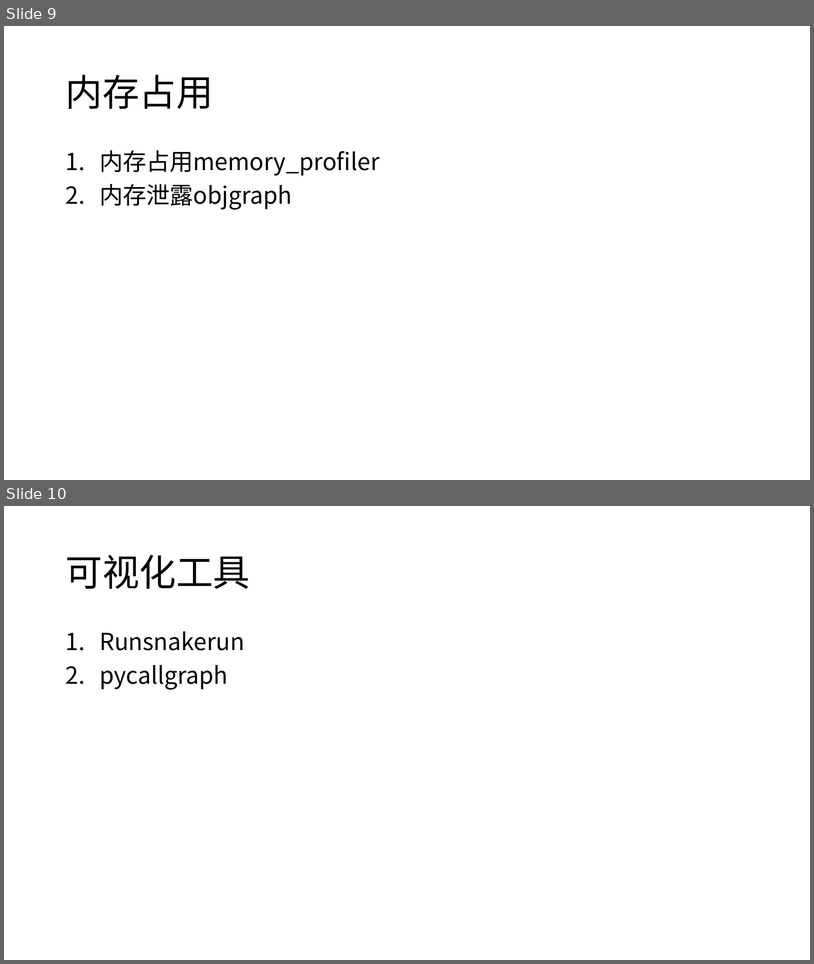
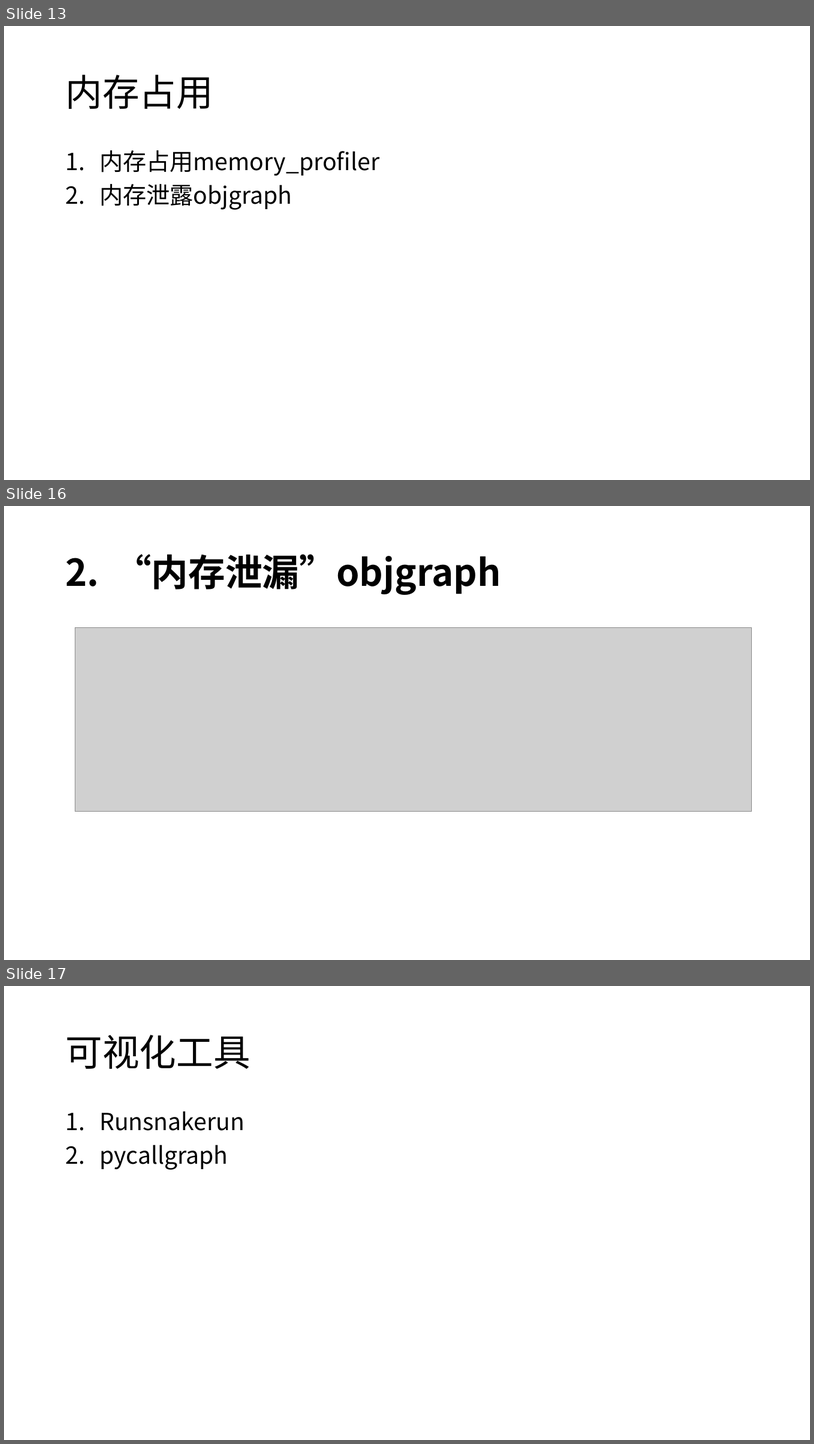
Before and after one commit to gaojiahua/python_PERF_OPT, a slide deck: Python性能分析.pptx. Shown one above the other, each under a label of ours: slides 9 and 10 before the commit, slides 13, 16 and 17 after it; the slides between them are not shown. The pictures are 814x964 and 814x1444 pixels, drawn with LibreOffice and Linux fonts; fonts in the diff are those of the drawing; grey boxes stand for pictures. Boxes give left, top, right and bottom in pixels: in the first picture for what was removed or moved away, otherwise in the second. Text is boxed around its words. In the diff, an @@ line names an element or a change of style, - is before the commit and + after.

```diff
--- a/Python性能分析.pptx
+++ b/Python性能分析.pptx
@@ slide 16 added at [4,506,810,960], background #FFFFFF @@
@@ title added at [114,554,501,595], 44 pt, text #000000, bold @@
+2. “内存泄漏”objgraph
@@ picture added at [75,628,752,811] @@
@@ what was slide 9 is now slide 13 @@
@@ what was slide 10 is now slide 17 @@
```
Also in this commit, not shown: 4 slides changed, 6 other slides added, 6 other files.
